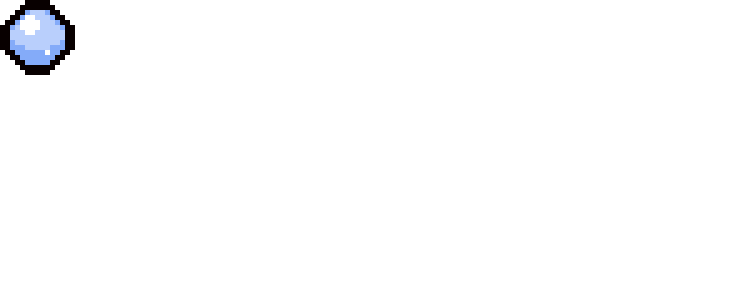
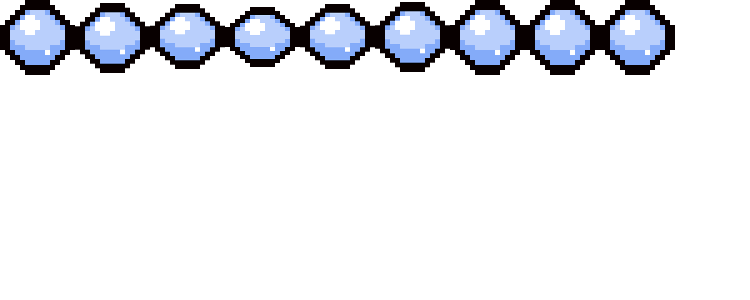
Layered file, before and after one edit (750×300). Changes by layer:
added layer "9" above "8" over bbox(600, 0, 675, 75)
added layer "8" above "7" over bbox(525, 0, 600, 75)
added layer "7" above "6" over bbox(450, 0, 525, 75)
added layer "6" above "5" over bbox(375, 2, 450, 72)
added layer "5" above "4" over bbox(300, 4, 375, 69)
added layer "4" above "3" over bbox(225, 7, 300, 67)
added layer "3" above "2" over bbox(150, 4, 225, 69)
renamed "Wklejona warstwa #1" to "2", painted on it over bbox(75, 3, 150, 73)
